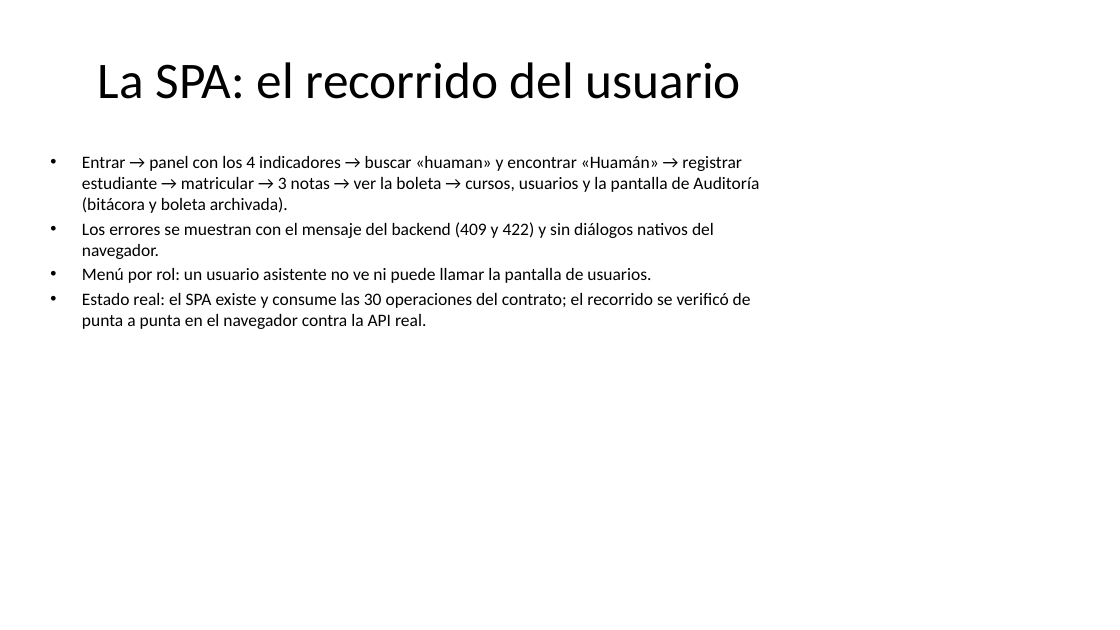
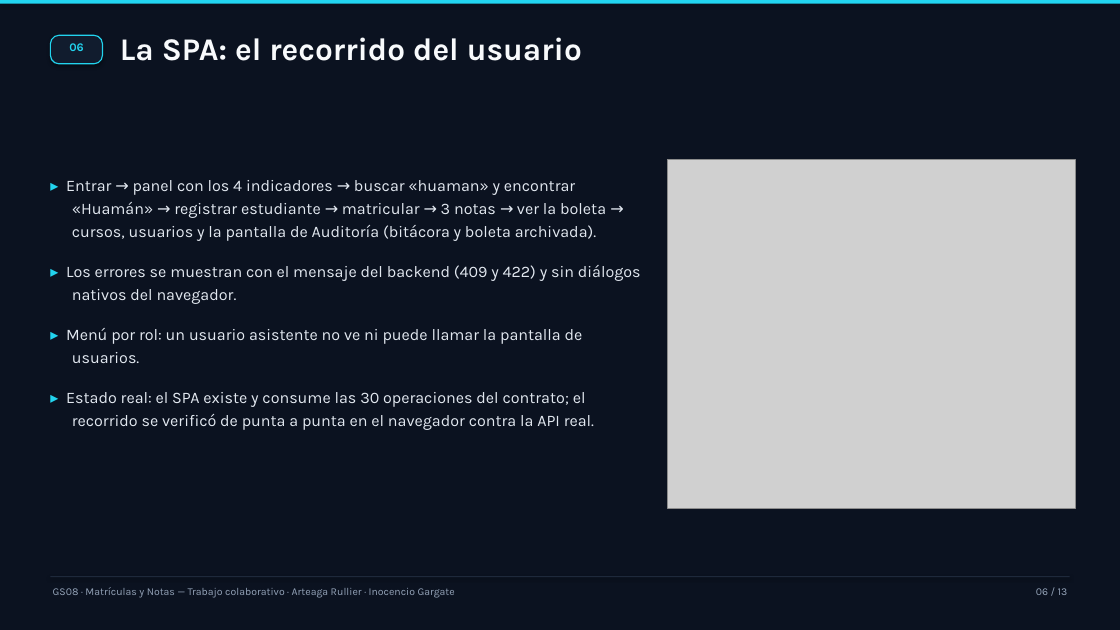
Before and after one commit to rarteagar/gs08-matriculas, a slide deck: slide 6 of docs/informe/exposicion-gs08-2026-10-13.pptx. Drawn at 1120x630 pixels with LibreOffice and Linux fonts; fonts in the diff are those of the drawing; grey boxes stand for pictures. Boxes give left, top, right and bottom in pixels: in the first picture for what was removed or moved away, otherwise in the second. Text is boxed around its words. In the diff, an @@ line names an element or a change of style, - is before the commit and + after.

```diff
--- a/docs/informe/exposicion-gs08-2026-10-13.pptx
+++ b/docs/informe/exposicion-gs08-2026-10-13.pptx
@@ rectangle added at bbox=[0, 0, 1120, 630], fill #0B1220 @@
@@ rectangle added at bbox=[0, 0, 1120, 3], fill #22D3EE @@
@@ text "La SPA: el recorrido del ...": place and size @@
-text "La SPA: el recorrido del ..." at bbox=[98, 62, 741, 99]
+text "La SPA: el recorrido del ..." at bbox=[120, 37, 582, 61]
@@ text "La SPA: el recorrido del ..." at bbox=[120, 37, 582, 61]: size 44 to 27 pt, font Calibri to Karla, text colour #000000 to #F8FAFC, bold on; alignment centre to left; vertical alignment middle to top @@
@@ rounded rectangle added at bbox=[50, 35, 103, 64], fill #111C2E, outline #22D3EE 1 pt @@
@@ text added at bbox=[69, 43, 83, 51], 10 pt, text #22D3EE, bold @@
+06
@@ picture added at bbox=[668, 160, 1075, 508] @@
@@ text at bbox=[66, 180, 641, 430]: text changed; size 15 to 13.8 pt; font Calibri to Karla; text colour #000000 to #E2E8F0 @@
-• Entrar → panel con los 4 indicadores → buscar «huaman» y encontrar «Huamán» → registrar estudiante → matricular → 3 notas → ver la boleta → cursos, usuarios y la pantalla de Auditoría (bitácora y boleta archivada).
-• Los errores se muestran con el mensaje del backend (409 y 422) y sin diálogos nativos del navegador.
-• Menú por rol: un usuario asistente no ve ni puede llamar la pantalla de usuarios.
-• Estado real: el SPA existe y consume las 30 operaciones del contrato; el recorrido se verificó de punta a punta en el navegador contra la API real.
+▸ Entrar → panel con los 4 indicadores → buscar «huaman» y encontrar «Huamán» → registrar estudiante → matricular → 3 notas → ver la boleta → cursos, usuarios y la pantalla de Auditoría (bitácora y boleta archivada).
+▸ Los errores se muestran con el mensaje del backend (409 y 422) y sin diálogos nativos del navegador.
+▸ Menú por rol: un usuario asistente no ve ni puede llamar la pantalla de usuarios.
+▸ Estado real: el SPA existe y consume las 30 operaciones del contrato; el recorrido se verificó de punta a punta en el navegador contra la API real.
@@ rectangle added at bbox=[50, 576, 1070, 577], fill #1E293B @@
@@ text added at bbox=[53, 587, 455, 598], 9 pt, text #94A3B8 @@
+GS08 · Matrículas y Notas — Trabajo colaborativo · Arteaga Rullier · Inocencio Gargate
@@ text added at bbox=[1036, 588, 1068, 595], 9 pt, text #94A3B8 @@
+06 / 13
```
Also in this commit, not shown: 12 other slides changed, 2 other files.
